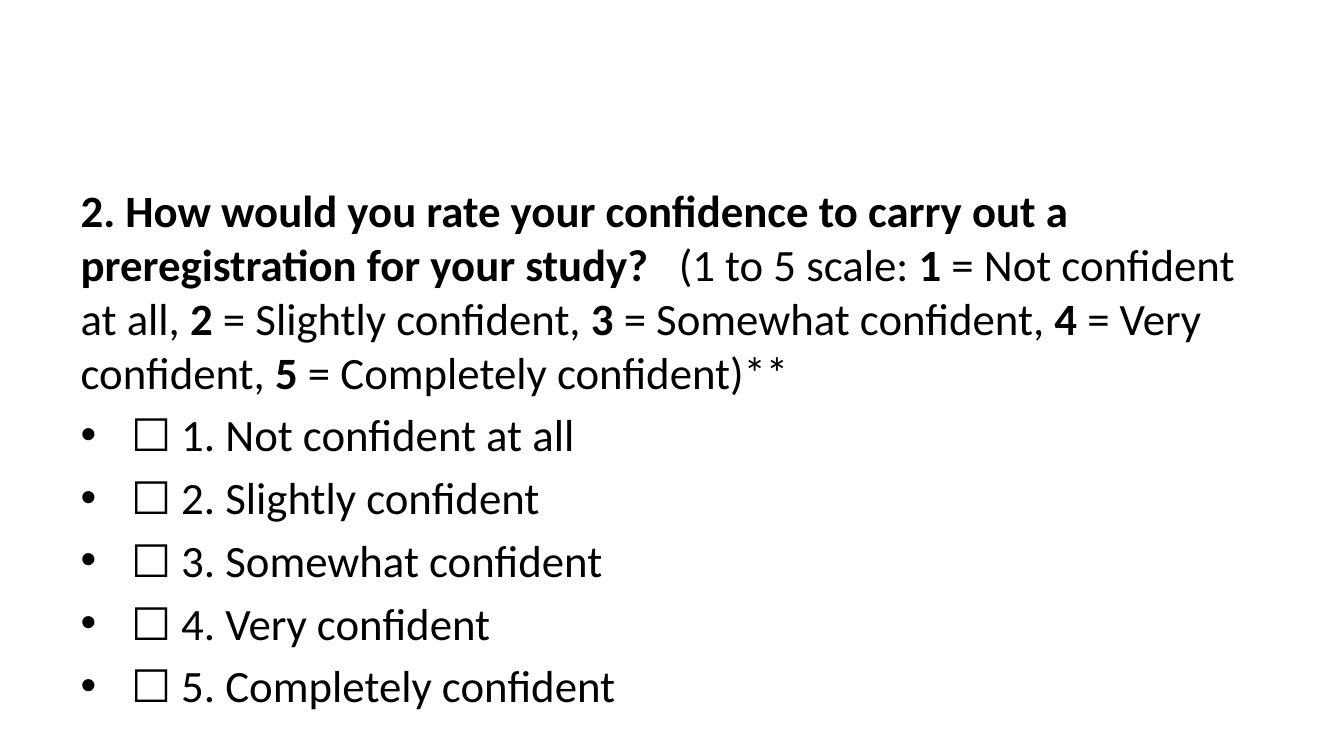
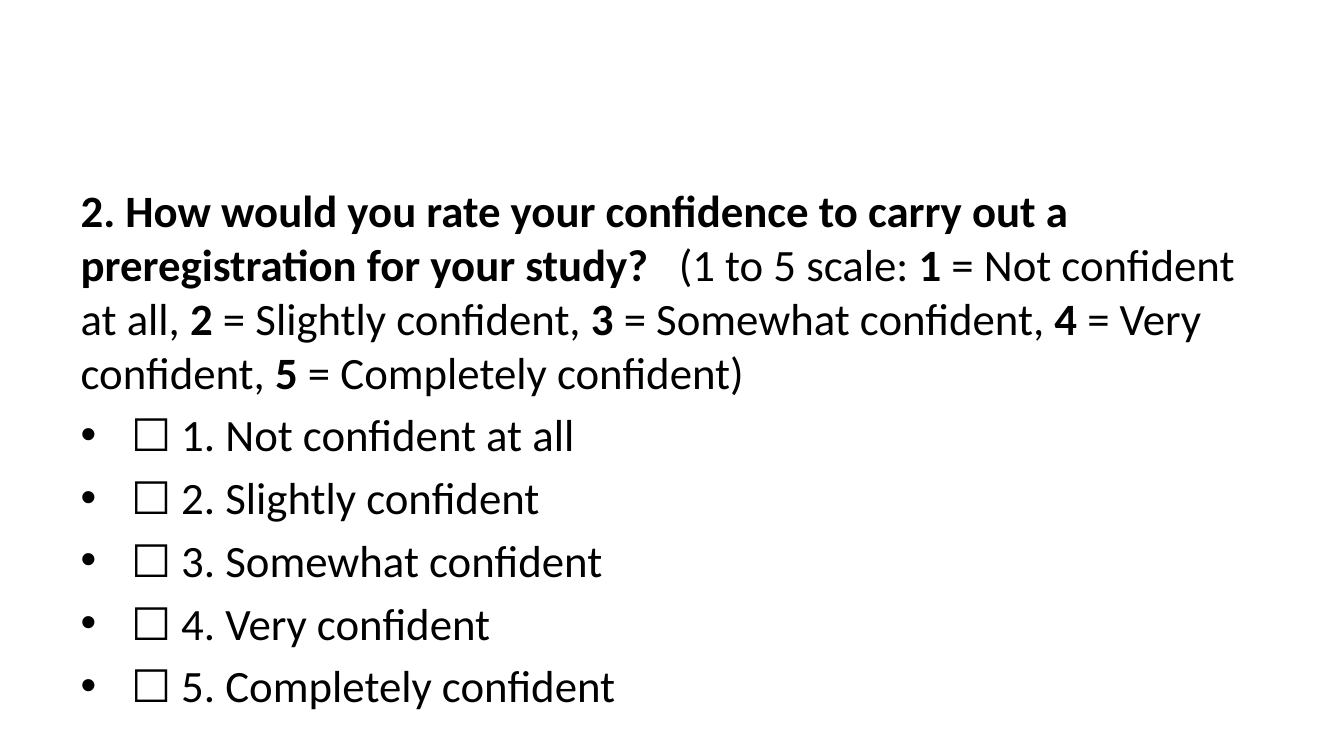
Before and after one commit to lmu-osc/teaching-material-for-novices, a slide deck: slide 46 of open-research-principles/preregistration-part-II/preregistration-part-II-slides.pptx (slide 42 before the commit). Drawn at 1344x756 pixels with LibreOffice and Linux fonts; fonts in the diff are those of the drawing. Boxes give left, top, right and bottom in pixels: in the first picture for what was removed or moved away, otherwise in the second. Text is boxed around its words. In the diff, an @@ line names an element or a change of style, - is before the commit and + after.

```diff
--- a/open-research-principles/preregistration-part-II/preregistration-part-II-slides.pptx
+++ b/open-research-principles/preregistration-part-II/preregistration-part-II-slides.pptx
@@ text at (81, 195, 1234, 397): text changed @@
-2. How would you rate your confidence to carry out a preregistration for your study? (1 to 5 scale: 1 = Not confident at all, 2 = Slightly confident, 3 = Somewhat confident, 4 = Very confident, 5 = Completely confident)**
+2. How would you rate your confidence to carry out a preregistration for your study? (1 to 5 scale: 1 = Not confident at all, 2 = Slightly confident, 3 = Somewhat confident, 4 = Very confident, 5 = Completely confident)
```
Also in this commit, not shown: 3 other slides changed, 4 slides added, 30 other files.
